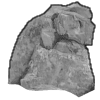
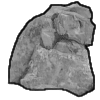
Two versions of the same layered image (w=100, h=100). Layer-by-layer changes:
painted on "line" over [8, 1, 96, 97]
